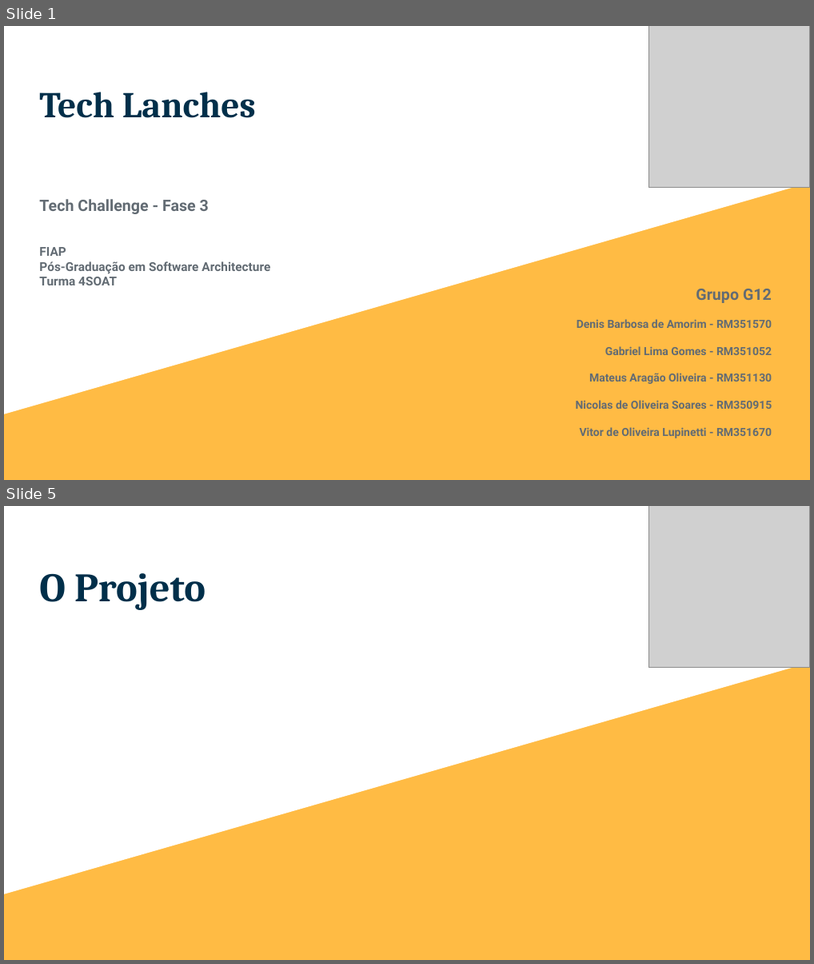
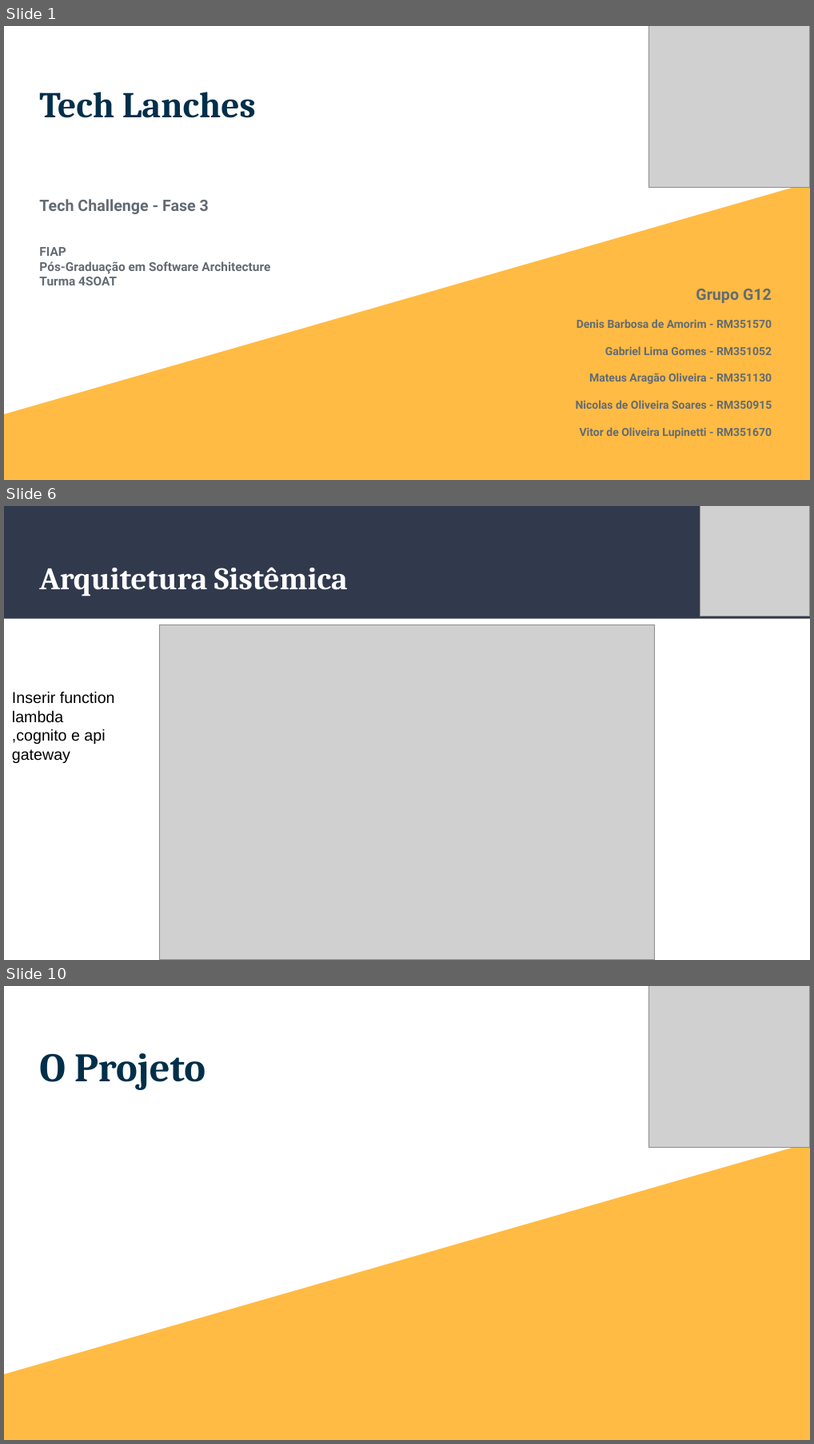
Before and after one commit to g12-4soat/techlanches-api, a slide deck: docs/Tech Lanches - Fase 3.pptx. Shown one above the other, each under a label of ours: slides 1 and 5 before the commit, slides 1, 6 and 10 after it; the slides between them are not shown. The pictures are 814x964 and 814x1444 pixels, drawn with LibreOffice and Linux fonts; fonts in the diff are those of the drawing; grey boxes stand for pictures. Boxes give left, top, right and bottom in pixels: in the first picture for what was removed or moved away, otherwise in the second. Text is boxed around its words. In the diff, an @@ line names an element or a change of style, - is before the commit and + after.

```diff
--- a/docs/Tech Lanches - Fase 3.pptx
+++ b/docs/Tech Lanches - Fase 3.pptx
@@ slide 6 added at (4,506,810,960), background #FFFFFF @@
@@ rectangle added at (4,506,810,619), fill #31394D @@
@@ picture added at (700,506,810,616) @@
@@ title added at (39,567,348,596), 28 pt, text #FFFFFF, bold @@
+Arquitetura Sistêmica
@@ picture added at (160,624,654,959) @@
@@ text added at (12,691,115,763), 14 pt, text #000000 @@
+Inserir function lambda
+,cognito e api gateway
@@ what was slide 5 is now slide 10 @@
```
Also in this commit, not shown: 2 slides changed, 3 other slides added.
